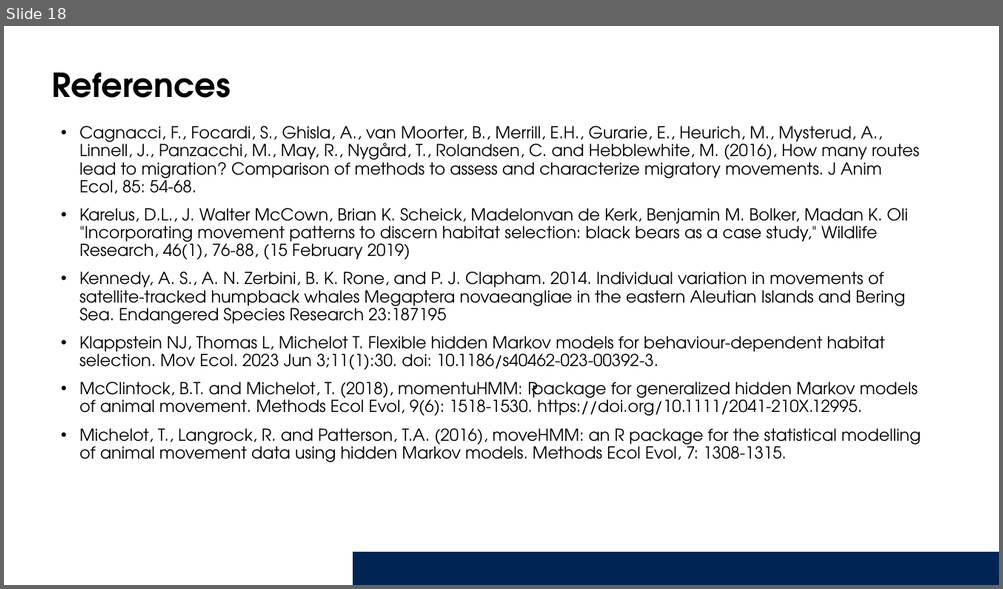
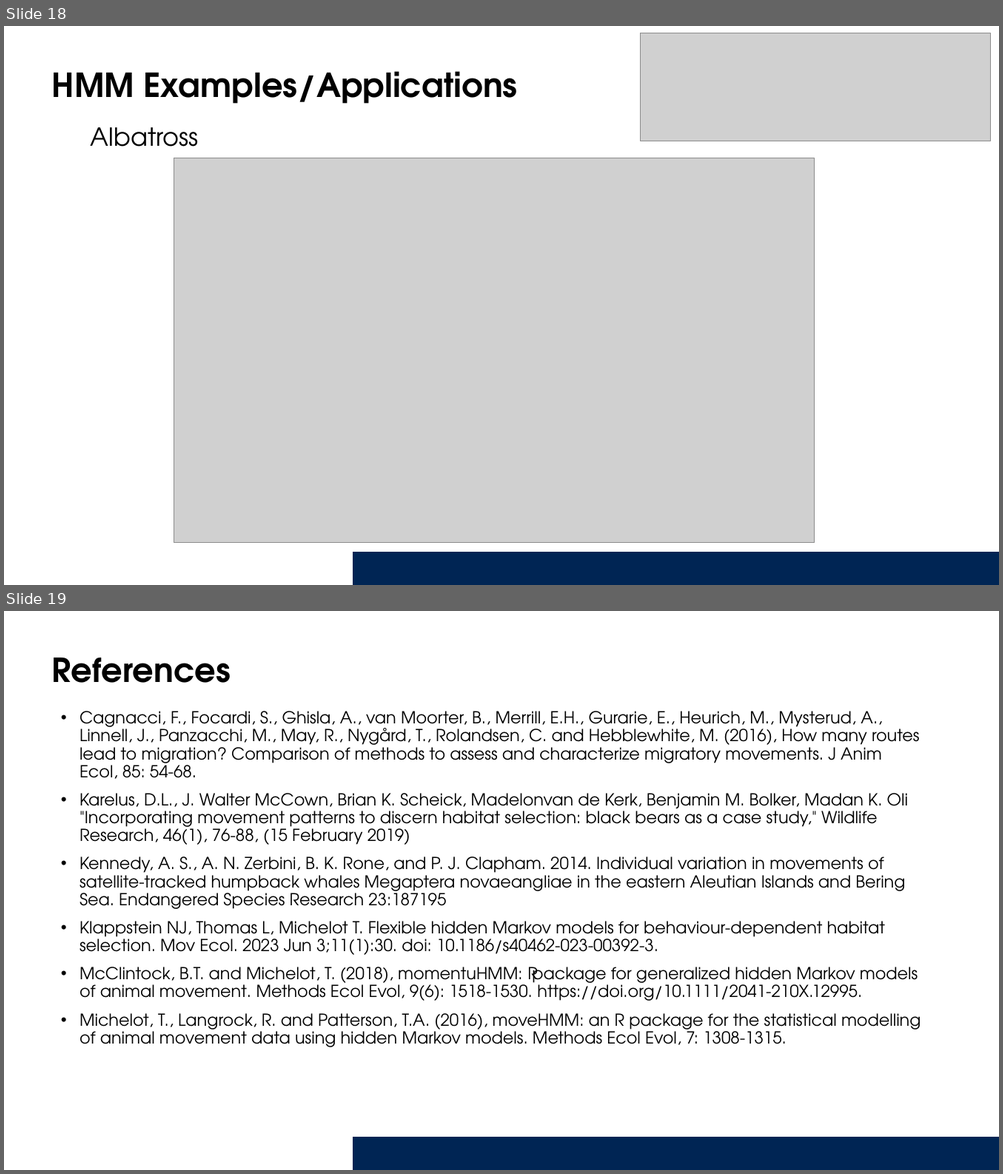
Before and after one commit to Animal-Movements/China_2026, a slide deck: 4_Day4/Presentation/IntroAnimalMovements_HMMs.pptx. Shown one above the other, each under a label of ours: slide 18 before the commit, slides 18 and 19 after it. The pictures are 1003x589 and 1003x1174 pixels, drawn with LibreOffice and Linux fonts; fonts in the diff are those of the drawing; grey boxes stand for pictures; background and template pictures are left out. Boxes give left, top, right and bottom in pixels: in the first picture for what was removed or moved away, otherwise in the second. Text is boxed around its words. In the diff, an @@ line names an element or a change of style, - is before the commit and + after.

```diff
--- a/4_Day4/Presentation/IntroAnimalMovements_HMMs.pptx
+++ b/4_Day4/Presentation/IntroAnimalMovements_HMMs.pptx
@@ slide 18 added at (4,26,999,585), background #FFFFFF; not listed: 1 template element that a slide beside it also shows @@
@@ picture added at (640,33,990,141) @@
@@ text added at (52,71,518,104), 32 pt, text #000000, bold @@
+HMM Examples/Applications
@@ text added at (91,127,199,158), 24 pt, text #000000 @@
+Albatross
@@ picture added at (173,158,814,543) @@
@@ what was slide 18 is now slide 19 @@
```
Also in this commit, not shown: 6 slides changed, 14 other files.
